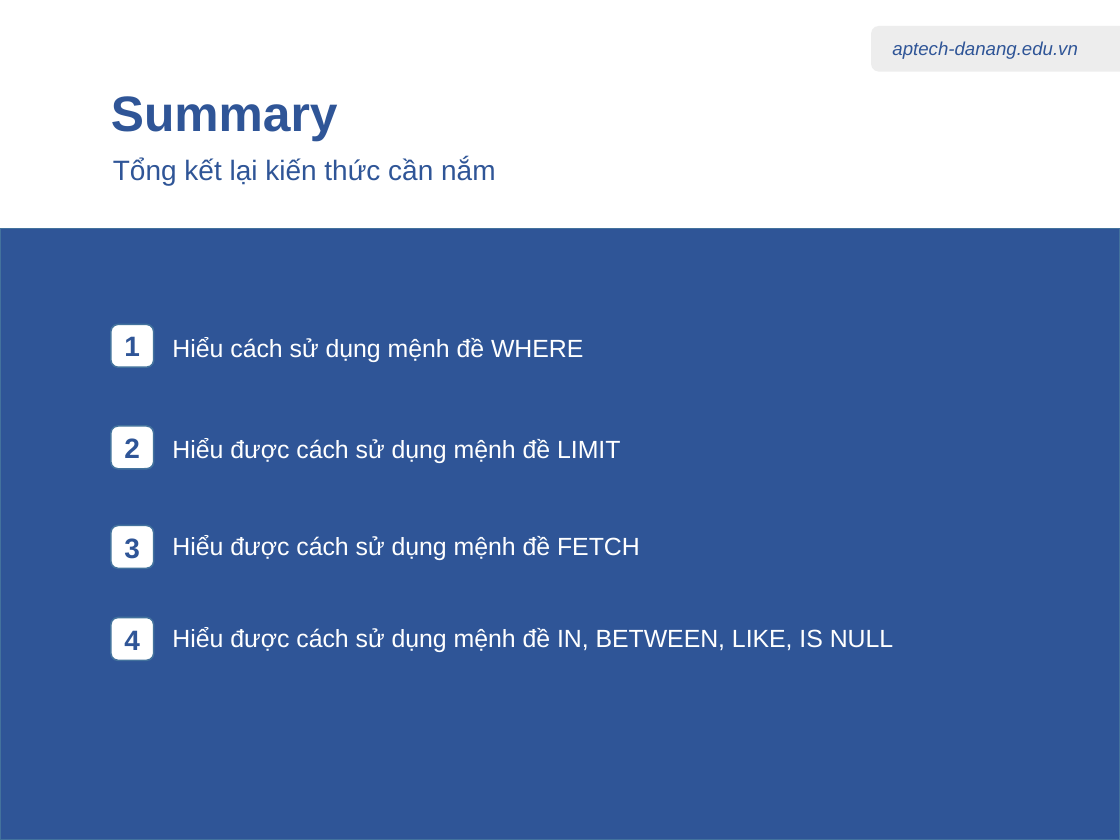
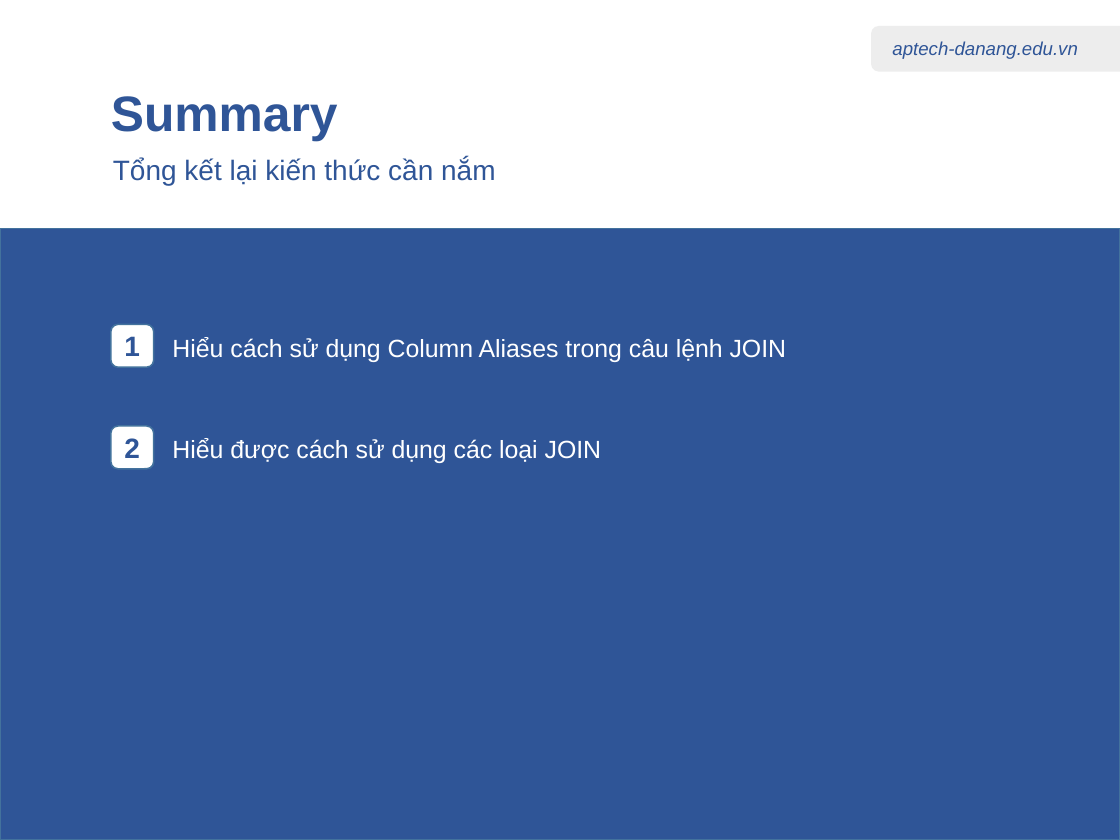
Before and after one commit to nhannn87dn/Learn-PostgreSQL, a slide deck: slide 16 of 01.Lessions/06-Joining-Multiple-Tables/06-Joining-Multiple-Tables.pptx (slide 12 before the commit). Drawn at 1120x840 pixels with LibreOffice and Linux fonts; fonts in the diff are those of the drawing. Boxes give left, top, right and bottom in pixels: in the first picture for what was removed or moved away, otherwise in the second. Text is boxed around its words. In the diff, an @@ line names an element or a change of style, - is before the commit and + after.

```diff
--- a/01.Lessions/06-Joining-Multiple-Tables/06-Joining-Multiple-Tables.pptx
+++ b/01.Lessions/06-Joining-Multiple-Tables/06-Joining-Multiple-Tables.pptx
@@ text at (x1=172, y1=337, x2=787, y2=362): text changed @@
-Hiểu cách sử dụng mệnh đề WHERE
+Hiểu cách sử dụng Column Aliases trong câu lệnh JOIN
@@ text at (x1=172, y1=438, x2=602, y2=463): text changed @@
-Hiểu được cách sử dụng mệnh đề LIMIT
+Hiểu được cách sử dụng các loại JOIN
@@ rounded rectangle removed at (x1=111, y1=525, x2=153, y2=568) @@
-3
@@ text removed at (x1=172, y1=535, x2=640, y2=560) @@
-Hiểu được cách sử dụng mệnh đề FETCH
@@ rounded rectangle removed at (x1=111, y1=617, x2=153, y2=660) @@
-4
@@ text removed at (x1=172, y1=627, x2=893, y2=652) @@
-Hiểu được cách sử dụng mệnh đề IN, BETWEEN, LIKE, IS NULL
```
Also in this commit, not shown: 4 slides added, 7 other files.
